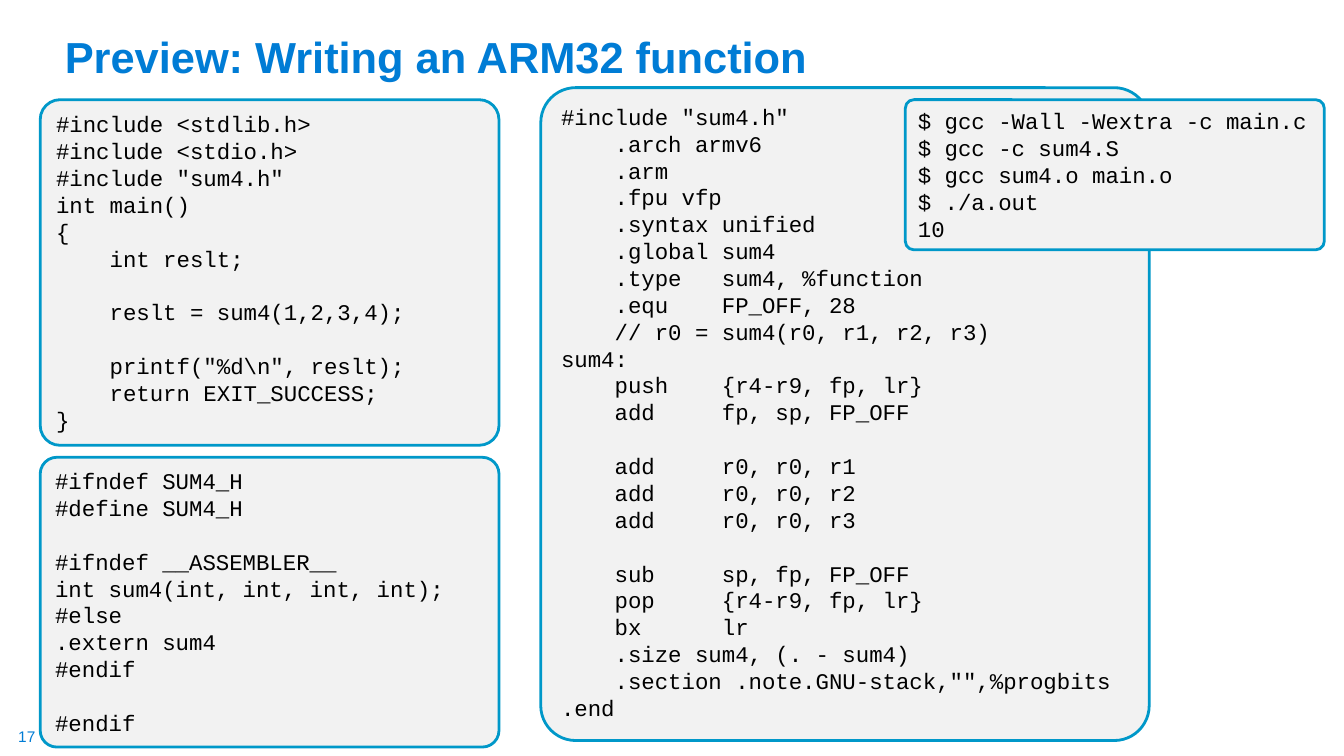
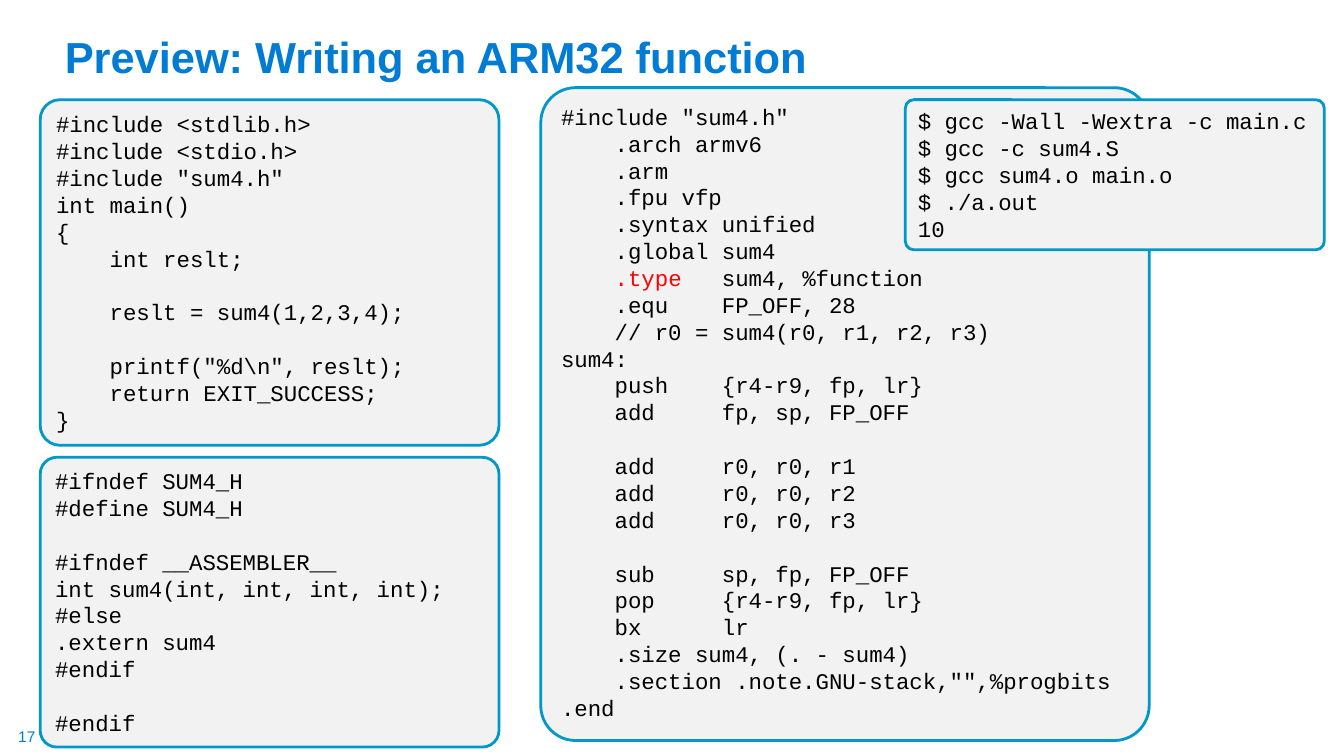
Before and after one commit to cse30-sp24/Muller-Slides, a slide deck: slide 17 of 06-Arm-Part3.pptx. Drawn at 1344x756 pixels with LibreOffice and Linux fonts; fonts in the diff are those of the drawing. Boxes give left, top, right and bottom in pixels: in the first picture for what was removed or moved away, otherwise in the second. Text is boxed around its words. In the diff, an @@ line names an element or a change of style, - is before the commit and + after.

```diff
--- a/06-Arm-Part3.pptx
+++ b/06-Arm-Part3.pptx
@@ text in rounded rectangle at (x1=615, y1=270, x2=923, y2=291): text colour #000000 to #FF0000 in ".type" @@
```
Also in this commit, not shown: 9 other slides changed, 12 slides added, 1 other file.
